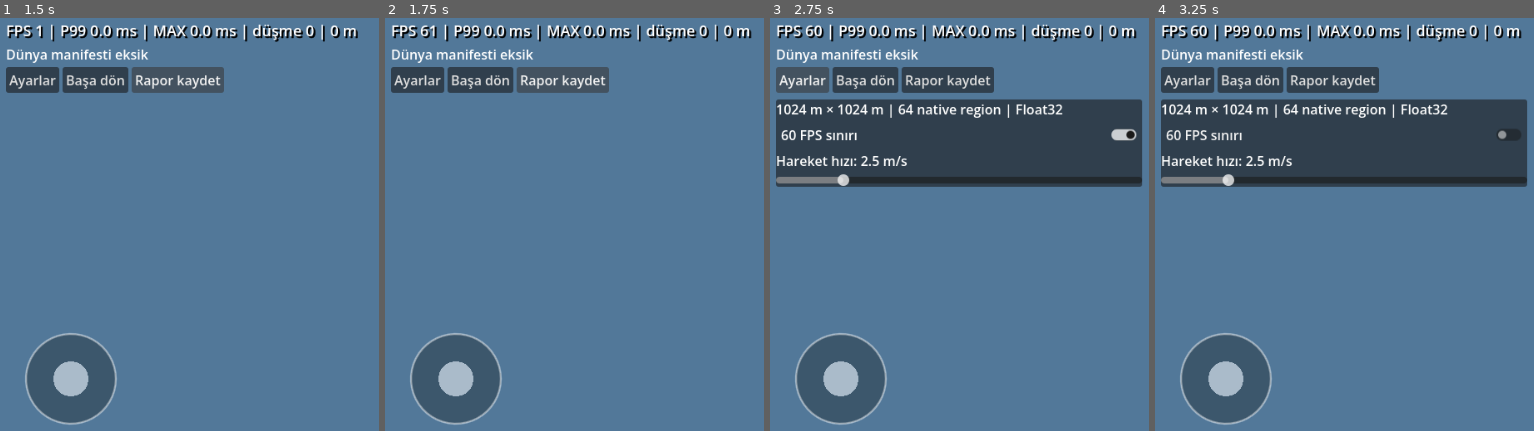
Above: before the commit, frames 1-4 (left to right).
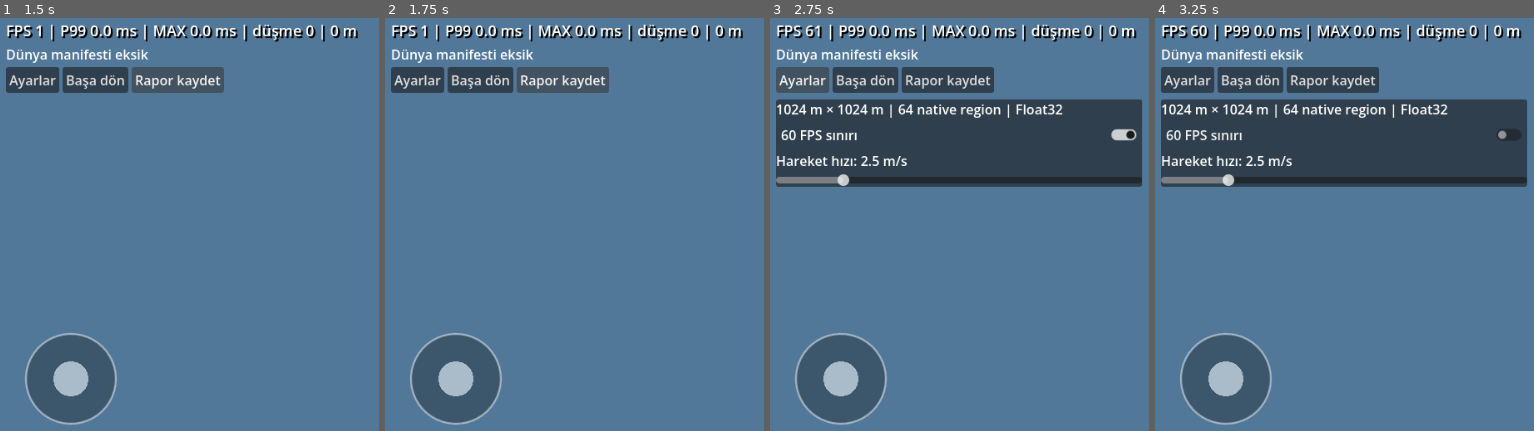
Above: after the commit, the same moments.

Repository: mehmetdem2005/FareOyunu
Game: Godot game, scene res://play.tscn
Two runs of this game, one before a commit and one after it. Both use one fixed random seed, a clock stepped at 60 frames per second and the inputs below.
Inputs:
- Up to frame 1 (1.5 s): click "Başa dön" at 0.5 s; click "Rapor kaydet" at 1.25 s
- Up to frame 2 (1.75 s): no input
- Up to frame 3 (2.75 s): click "Ayarlar" at 2 s
- Up to frame 4 (3.25 s): click "60 FPS sınırı" at 2.75 s

Frame 1 is identical in both runs. In frame 2, 2.1% of the frame differs, in the area x 9-97%, y 1-6%; in frame 3, less than 0.1%; in frame 4, nothing differs.

Commit message:
perf(P1.6.6-7): bounded in-memory stall recorder; eliminate runtime disk IO and duplicate HUD sorting

Diff:
--- a/tools/terrain3d_runtime/play.gd
+++ b/tools/terrain3d_runtime/play.gd
@@ -6,6 +6,9 @@
 var load_begin := 0
 var first_ground_ms := -1.0
 var physics_us := 0
+var max_physics_tick_us := 0
+var physics_ticks := 0
+var previous_process_us := 0
 var ground_misses := 0
 var ground_checks := 0
 var last_probe := 0
@@ -39,7 +42,6 @@
 var overlay: StickOverlay
 var last_frame := 0
 var last_hud := 0
-var frame_ms: Array[float] = []
 var gaps := 0
 
 class StickOverlay extends Control:
@@ -196,7 +198,6 @@
 	respawn()
 	loading = false
 	gaps = 0
-	frame_ms.clear()
 	last_frame = 0
 	recorder.begin(world_info, float(Time.get_ticks_usec()-load_begin)/1000.0)
 	recorder.event("fps_cap",Engine.max_fps)
@@ -223,6 +224,8 @@
 		return
 	reset_touch()
 	report_path = recorder.save()
+	# Exclude explicit user-requested export stalls even if file creation fails.
+	recorder.skip_next = true
 	if report_path.is_empty():
 		source_label.text = "Rapor yazılamadı"
 		return
@@ -356,7 +359,10 @@
 			recorder.event("ground_probe_miss",[p.x,p.y,p.z])
 		else:
 			recorder.last_ground_error_m = absf(float(hit.position.y)-expected)
-	physics_us += Time.get_ticks_usec()-tick
+	var elapsed_us := Time.get_ticks_usec()-tick
+	physics_us += elapsed_us
+	max_physics_tick_us = maxi(max_physics_tick_us,elapsed_us)
+	physics_ticks += 1
 
 func update_camera() -> void:
 	var aim := player.position + Vector3.UP*0.15
@@ -369,17 +375,15 @@
 		return
 	var now := Time.get_ticks_usec()
 	if last_frame>0 and backend != null and not loading:
-		recorder.frame(now-last_frame,player.position,physics_us,traveled,gaps,ground_checks,ground_misses,speed,ready_to_walk,menu.visible,get_viewport().get_visible_rect().size)
+		recorder.frame(now-last_frame,player.position,physics_us,traveled,gaps,ground_checks,ground_misses,speed,ready_to_walk,menu.visible,get_viewport().get_visible_rect().size,previous_process_us,max_physics_tick_us,physics_ticks)
 		physics_us = 0
-		frame_ms.append(float(now-last_frame)/1000.0)
-		if frame_ms.size()>240:
-			frame_ms.pop_front()
+		max_physics_tick_us = 0
+		physics_ticks = 0
 	last_frame = now
-	if now-last_hud<500000:
-		return
-	last_hud = now
-	var sorted := frame_ms.duplicate()
-	sorted.sort()
-	var p99 := 0.0 if sorted.is_empty() else float(sorted[clampi(ceili(sorted.size()*0.99)-1,0,sorted.size()-1)])
-	var worst := 0.0 if sorted.is_empty() else float(sorted[-1])
-	status.text = "FPS %d | P99 %.1f ms | MAX %.1f ms | düşme %d | %.0f m" % [Engine.get_frames_per_second(),p99,worst,gaps,traveled]
+	if now-last_hud>=1000000:
+		last_hud = now
+		# Reuse last completed one-second summary; no second sort or ring shift.
+		var p99 := float(recorder.last_summary.get("p99_ms",0.0))
+		var worst := float(recorder.last_summary.get("max_ms",0.0))
+		status.text = "FPS %d | P99 %.1f ms | MAX %.1f ms | düşme %d | %.0f m" % [Engine.get_frames_per_second(),p99,worst,gaps,traveled]
+	previous_process_us = Time.get_ticks_usec()-now
--- a/tools/terrain3d_runtime/session_recorder.gd
+++ b/tools/terrain3d_runtime/session_recorder.gd
@@ -1,7 +1,10 @@
 extends RefCounted
-# Lightweight frame logging: packed integer intervals, one summary per second.
-# No sorting or disk writes each frame. Manual exports may stall; explicitly excluded.
+# Bounded in-memory recording. No filesystem, JSON encoding, flush, or worker during normal play.
 const MAX_FRAMES := 1000000
+const MAX_SECONDS := 18000
+const MAX_EVENTS := 2048
+const MAX_STALLS := 512
+const STALL_US := 50000
 var active := false
 var start_us := 0
 var unix_start := 0.0
@@ -16,8 +19,17 @@
 var startup_ms := 0.0
 var last_ground_error_m := -1.0
 var session_name := ""
-var file: FileAccess
-var last_flush := 0
+var stalls: Array[Dictionary] = []
+var dropped_seconds := 0
+var dropped_events := 0
+var dropped_stalls := 0
+var total_frames := 0
+var excluded_export_frames := 0
+var excluded_export_us := 0
+var last_summary: Dictionary = {}
+var bucket_max_physics_us := 0
+var bucket_max_previous_process_us := 0
+var session_metadata: Dictionary = {}
 var skip_next := false
 var dropped_frames := 0
 
@@ -27,25 +39,20 @@
 	start_us = Time.get_ticks_usec()
 	unix_start = Time.get_unix_time_from_system()
 	last_second = start_us
-	last_flush = start_us
 	active = true
 	session_name = "TerraForge_%d_%d" % [int(Time.get_unix_time_from_system()),start_us]
-	file = FileAccess.open("user://"+session_name+".jsonl",FileAccess.WRITE)
-	write_line({"type":"header","schema":2,"world":world,"startup_ms":startup_ms,"metadata":metadata()})
+	session_metadata = metadata()
 
 func metadata() -> Dictionary:
-	return {"godot":Engine.get_version_info(),"platform":OS.get …(421 unchanged characters)… script time excludes engine solver. RSS is sampled, not VRAM."}
-
-func write_line(data: Dictionary) -> void:
-	if file != null:
-		file.store_line(JSON.stringify(data))
+	return {"godot":Engine.get_version_info(),"platform":OS.get …(421 unchanged characters)… script time excludes engine solver. RSS sampled only on manual export, not VRAM. Script times are CPU wall times, not GPU timestamps. Stalls are correlations, not proven causes."}
 
 func event(name: String, value: Variant) -> void:
 	if not active:
 		return
-	var e := {"type":"event","t_ms":float(Time.get_ticks_usec()-start_us)/1000.0,"name":name,"value":value}
-	events.append(e)
-	write_line(e)
+	if events.size() >= MAX_EVENTS:
+		dropped_events += 1
+		return
+	events.append({"type":"event","t_ms":float(Time.get_ticks_usec()-start_us)/1000.0,"name":name,"value":value})
 
 func rss_bytes() -> int:
 	var f := FileAccess.open("/proc/self/status",FileAccess.READ)
@@ -59,12 +66,15 @@
 			break
 	return -1
 
-func frame(interval: int, pos: Vector3, phys: int, distance: float, falls: int, checks: int, misses: int, speed: float, grounded_ready: bool, menu: bool, viewport_size: Vector2) -> void:
+func frame(interval: int, pos: Vector3, phys: int, distance: float, falls: int, checks: int, misses: int, speed: float, grounded_ready: bool, menu: bool, viewport_size: Vector2, previous_process_us: int = 0, max_physics_tick_us: int = 0, physics_ticks: int = 0) -> void:
 	if not active:
 		return
 	if skip_next:
 		skip_next = false
+		excluded_export_frames += 1
+		excluded_export_us += interval
 		return
+	total_frames += 1
 	if raw.size()<MAX_FRAMES:
 		raw.append(interval)
 	else:
@@ -72,21 +82,28 @@
 	total_us += interval
 	bucket.append(interval)
 	bucket_physics_us += phys
+	bucket_max_physics_us = maxi(bucket_max_physics_us,max_physics_tick_us)
+	bucket_max_previous_process_us = maxi(bucket_max_previous_process_us,previous_process_us)
 	var now := Time.get_ticks_usec()
+	if interval >= STALL_US:
+		if stalls.size() < MAX_STALLS:
+			stalls.append({"t_ms":float(now-start_us)/1000.0,"interval_us":interval,"pos":[pos.x,pos.y,pos.z],"physics_script_total_us":phys,"physics_script_max_tick_us":max_physics_tick_us,"physics_ticks":physics_ticks,"previous_process_script_us":previous_process_us,"ground_ready":grounded_ready,"menu_open":menu,"distance_m":distance,"fps_cap":Engine.max_fps,"ground_misses":misses})
+		else:
+			dropped_stalls += 1
 	if now-last_second<1000000:
 		return
 	var summary := summarize(bucket)
-	summary.merge({"type":"second","t_ms":float(now-start_us)/1 …(319 unchanged characters)… ze.x),int(viewport_size.y)],"rss_bytes":rss_bytes(),"static_bytes":OS.get_static_memory_usa …(338 unchanged characters)…
-	seconds.append(summary)
-	var line := summary.duplicate()
-	line["frame_us"] = Array(bucket)
-	write_line(line)
+	summary.merge({"type":"second","t_ms":float(now-start_us)/1 …(319 unchanged characters)… ze.x),int(viewport_size.y)],"rss_bytes":-1,"max_physics_tick_us":bucket_max_physics_us,"max_previous_process_script_us":bucket_max_previous_process_us,"static_bytes":OS.get_static_memory_usa …(338 unchanged characters)…
+	last_summary = summary
+	if seconds.size() < MAX_SECONDS:
+		seconds.append(summary)
+	else:
+		dropped_seconds += 1
 	bucket.clear()
 	bucket_physics_us = 0
+	bucket_max_physics_us = 0
+	bucket_max_previous_process_us = 0
 	last_second = now
-	if file != null and now-last_flush>=10000000:
-		file.flush()
-		last_flush = now
 
 func summarize(values: PackedInt32Array) -> Dictionary:
 	if values.is_empty():
@@ -114,19 +131,16 @@
 	var tail_sum := 0
 	for i in range(n-tail_count,n):
 		tail_sum += sorted[i]
-	return {"frames":n,"fps":1000000.0*n/maxi(sum,1),"mean_ms": …(100 unchanged characters)… p99_ms":sorted[ceili(n*0.99)-1]/1000.0,"max_ms":sorted[-1]/1000.0,"one_percent_l …(148 unchanged characters)…
+	return {"frames":n,"fps":1000000.0*n/maxi(sum,1),"mean_ms": …(100 unchanged characters)… p99_ms":sorted[ceili(n*0.99)-1]/1000.0,"p999_ms":sorted[ceili(n*0.999)-1]/1000.0,"max_ms":sorted[-1]/1000.0,"one_percent_l …(148 unchanged characters)…
 
 func save() -> String:
 	event("manual_export_begin",raw.size())
-	var report := {"schema":2,"world":world,"metadata":metadata(),"startup_ms":startup_ms,"elapsed_ms":float(Time.get_ticks_usec()-start_us)/1000.0,"recorded_interval_ms":total_us/1000.0,"raw_frames_dropped_from_memory":dropped_frames,"summary":summarize(raw),"per_second":seconds,"events":events,"frame_intervals_us":Array(raw),"recovery_jsonl":session_name+".jsonl"}
+	var report := {"schema":3,"world":world,"metadata":session_metadata,"startup_ms":startup_ms,"elapsed_ms":float(Time.get_ticks_usec()-start_us)/1000.0,"recorded_interval_ms":total_us/1000.0,"total_frames":total_frames,"raw_frames_dropped_from_memory":dropped_frames,"seconds_dropped":dropped_seconds,"events_dropped":dropped_events,"stalls_dropped":dropped_stalls,"excluded_export_frames":excluded_export_frames,"excluded_export_us":excluded_export_us,"summary_scope":"retained raw frames only","summary":summarize(raw),"per_second":seconds,"partial_second":summarize(bucket),"events":events,"stalls":stalls,"frame_intervals_us":Array(raw),"rss_bytes_at_export":rss_bytes(),"recovery_jsonl":null,"recording_mode":"bounded_memory_manual_export"}
 	var path := "user://"+session_name+".json"
 	var output := FileAccess.open(path,FileAccess.WRITE)
 	if output == null:
 		return ""
 	output.store_string(JSON.stringify(report))
 	output.close()
-	if file != null:
-		file.flush()
-	skip_next = true
 	event("manual_export_end",raw.size())
 	return path
Not shown, changed: docs/native_terrain3d/ENGINEERING_DECISIONS_TR.md
Not shown, changed: docs/native_terrain3d/HANDOFF_START_HERE_TR.md
Not shown, changed: docs/native_terrain3d/NATIVE_TERRAIN3D_MASTER_PLAN_TR.md
Not shown, changed: docs/native_terrain3d/PROGRESS_TR.md
